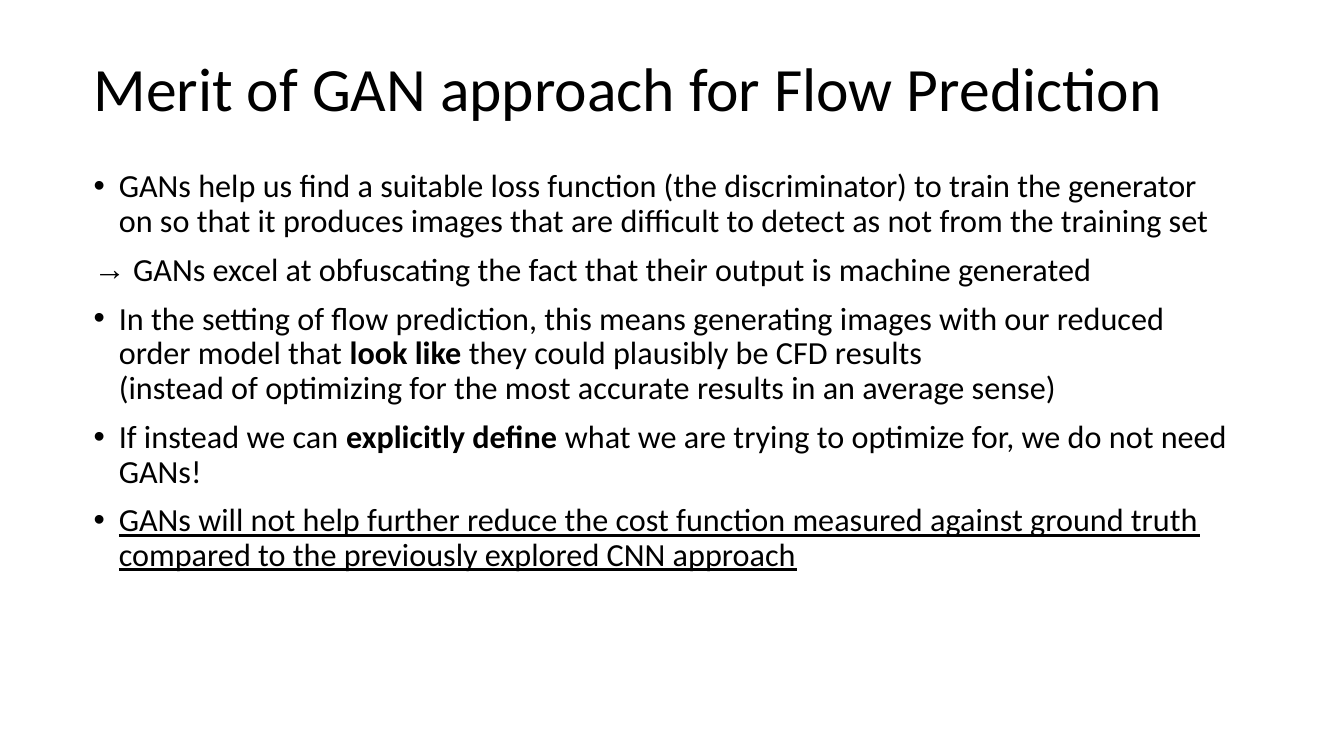
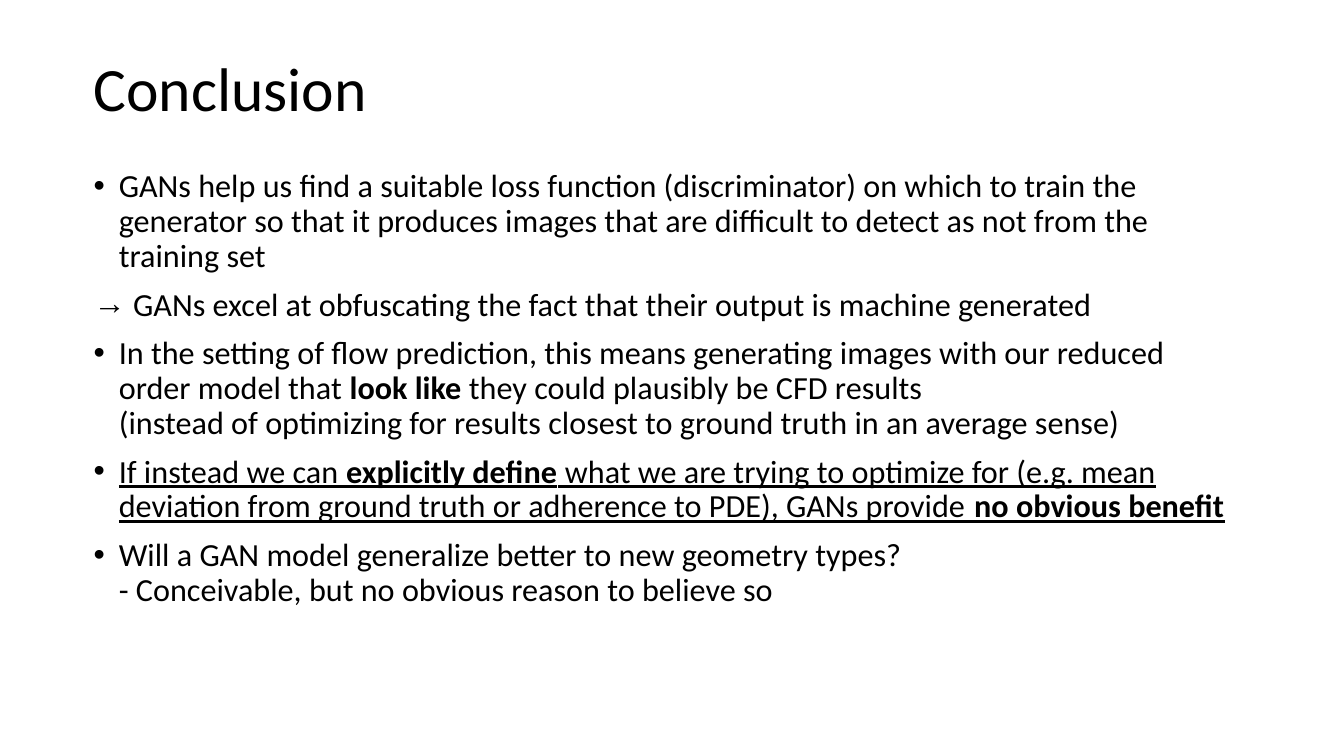
Before and after one commit to mirkokemna/Thesis, a slide deck: slide 11 of cGAN4FluidFlow.pptx (slide 10 before the commit). Drawn at 1344x756 pixels with LibreOffice and Linux fonts; fonts in the diff are those of the drawing. Boxes give left, top, right and bottom in pixels: in the first picture for what was removed or moved away, otherwise in the second. Text is boxed around its words. In the diff, an @@ line names an element or a change of style, - is before the commit and + after.

```diff
--- a/cGAN4FluidFlow.pptx
+++ b/cGAN4FluidFlow.pptx
@@ title at (x1=94, y1=68, x2=367, y2=112): text changed @@
-Merit of GAN approach for Flow Prediction
+Conclusion
@@ text at (x1=119, y1=173, x2=1148, y2=273): text changed @@
-• GANs help us find a suitable loss function (the discriminator) to train the generator on so that it produces images that are difficult to detect as not from the training set
+• GANs help us find a suitable loss function (discriminator) on which to train the generator so that it produces images that are difficult to detect as not from the training set
@@ text at (x1=119, y1=341, x2=1224, y2=605): text changed @@
-• In the setting of flow prediction, this means generating images with our reduced order model that look like they could plausibly be CFD results
-  (instead of optimizing for the most accurate results in an average sense)
-• If instead we can explicitly define what we are trying to optimize for, we do not need GANs!
-• GANs will not help further reduce the cost function measured against ground truth compared to the previously explored CNN approach
+• In the setting of flow prediction, this means generating images with our reduced order model that look like they could plausibly be CFD results
+  (instead of optimizing for results closest to ground truth in an average sense)
+• If instead we can explicitly define what we are trying to optimize for (e.g. mean deviation from ground truth or adherence to PDE), GANs provide no obvious benefit
+• Will a GAN model generalize better to new geometry types?
+  - Conceivable, but no obvious reason to believe so
```
Also in this commit, not shown: 6 other slides changed, 1 slide added.
